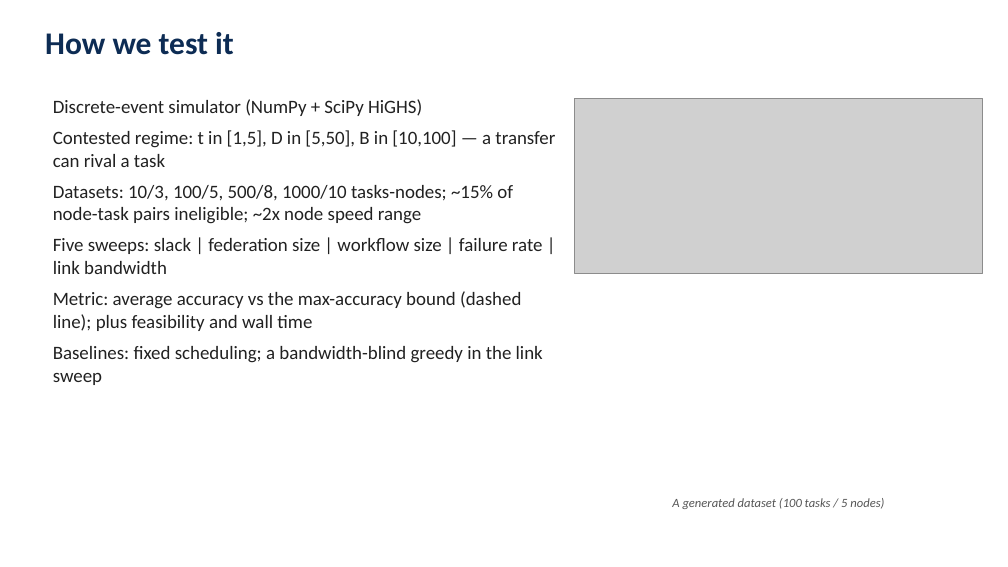
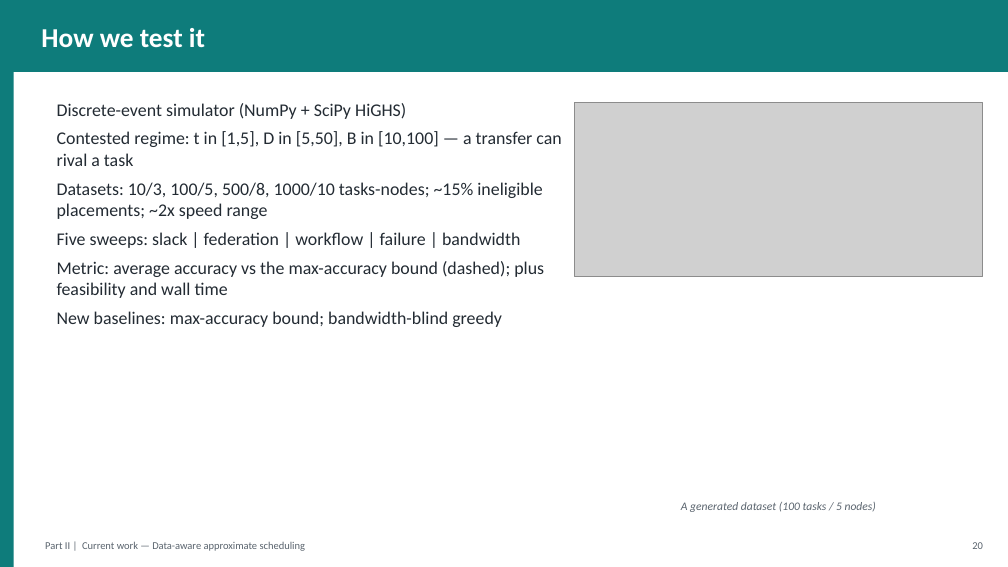
Before and after one commit to gayanigupta/data-aware-scheduling, a slide deck: slide 21 of slides/data-aware-scheduling.pptx (slide 9 before the commit). Drawn at 1008x567 pixels with LibreOffice and Linux fonts; fonts in the diff are those of the drawing; grey boxes stand for pictures. Boxes give left, top, right and bottom in pixels: in the first picture for what was removed or moved away, otherwise in the second. Text is boxed around its words. In the diff, an @@ line names an element or a change of style, - is before the commit and + after.

```diff
--- a/slides/data-aware-scheduling.pptx
+++ b/slides/data-aware-scheduling.pptx
@@ rectangle added at bbox=[0, 0, 1008, 72], fill #0E7C7B @@
@@ text "How we test it" at bbox=[41, 28, 205, 48]: size 30 to 26 pt, text colour #0D2C54 to #FFFFFF; vertical alignment top to middle @@
@@ rectangle added at bbox=[0, 72, 14, 567], fill #0E7C7B @@
@@ text at bbox=[57, 103, 561, 166]: size 18 to 17 pt, text colour #212121 to #232B33 in "Discrete-event simulator (NumPy + SciPy HiGHS)", "Contested regime: t in [1,5], D in ..."; less space between paragraphs @@
@@ picture: place and size @@
-picture at bbox=[575, 98, 983, 273]
+picture at bbox=[575, 102, 983, 277]
@@ text at bbox=[57, 182, 544, 327]: text changed; size 18 to 17 pt; text colour #212121 to #232B33 @@
-Datasets: 10/3, 100/5, 500/8, 1000/10 tasks-nodes; ~15% of node-task pairs ineligible; ~2x node speed range
-Five sweeps: slack | federation size | workflow size | failure rate | link bandwidth
-Metric: average accuracy vs the max-accuracy bound (dashed line); plus feasibility and wall time
-Baselines: fixed scheduling; a bandwidth-blind greedy in the link sweep
+Datasets: 10/3, 100/5, 500/8, 1000/10 tasks-nodes; ~15% ineligible placements; ~2x speed range
+Five sweeps: slack | federation | workflow | failure | bandwidth
+Metric: average accuracy vs the max-accuracy bound (dashed); plus feasibility and wall time
+New baselines: max-accuracy bound; bandwidth-blind greedy
@@ text "A generated dataset (100 tasks ..." at bbox=[681, 502, 876, 512]: size 12 to 11 pt, text colour #555555 to #5A646E @@
@@ text added at bbox=[45, 542, 305, 551], 10 pt, text #5A646E @@
+Part II | Current work — Data-aware approximate scheduling
@@ text added at bbox=[972, 542, 983, 549], 10 pt, text #5A646E @@
+20
```
Also in this commit, not shown: 19 other slides changed, 24 slides added, 1 slide removed, 1 other file.
